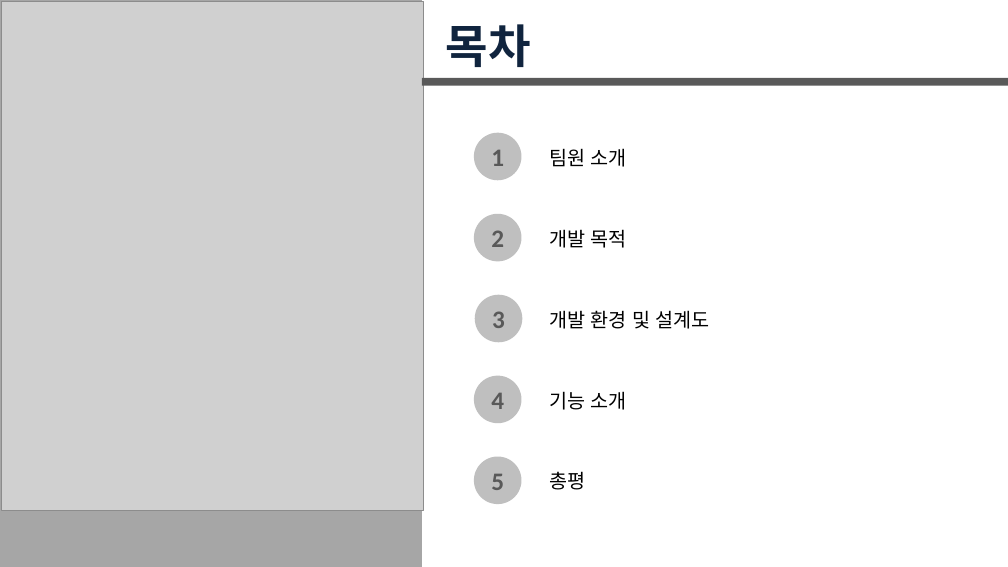
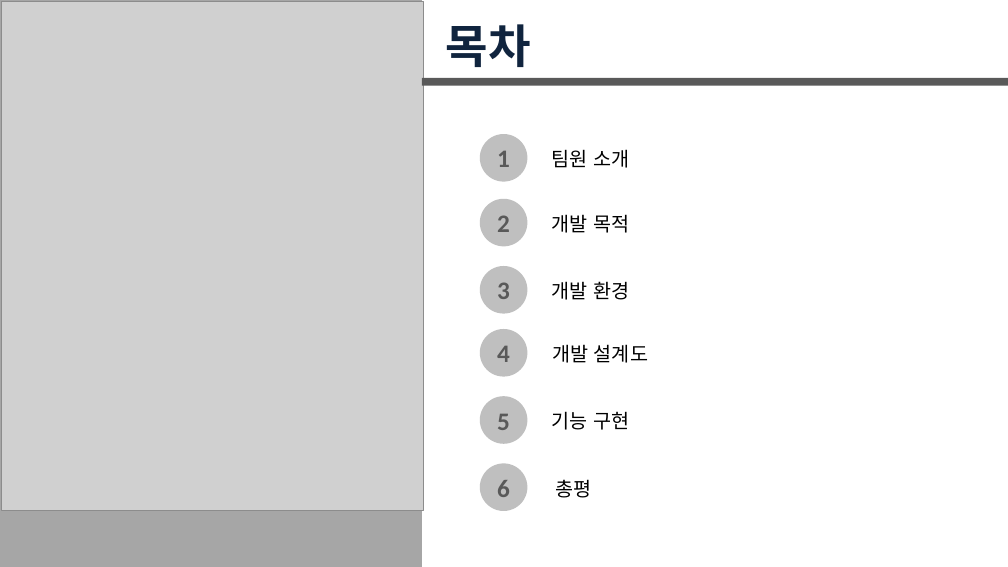
Before and after one commit to jieun000/FIDING-SeoulTourismAPIWeb, a slide deck: slide 2 of jieun/project3/PPT/3번째 프로젝트.pptx. Drawn at 1008x567 pixels with LibreOffice and Linux fonts; fonts in the diff are those of the drawing; grey boxes stand for pictures. Boxes give left, top, right and bottom in pixels: in the first picture for what was removed or moved away, otherwise in the second. Text is boxed around its words. In the diff, an @@ line names an element or a change of style, - is before the commit and + after.

```diff
--- a/jieun/project3/PPT/3번째 프로젝트.pptx
+++ b/jieun/project3/PPT/3번째 프로젝트.pptx
@@ ellipse "1": place and size @@
-ellipse "1" at (475,134,521,180)
+ellipse "1" at (480,135,527,181)
@@ ellipse "2": place and size @@
-ellipse "2" at (475,215,521,261)
+ellipse "2" at (480,200,527,246)
@@ text "개발 목적": place and size @@
-text "개발 목적" at (549,229,627,248)
+text "개발 목적" at (552,214,629,233)
@@ ellipse "3": place and size @@
-ellipse "3" at (475,295,522,342)
+ellipse "3" at (480,267,527,313)
@@ text added at (552,281,629,300), 28 pt, text #000000 @@
+개발 환경
@@ ellipse "4": place and size @@
-ellipse "4" at (475,376,521,423)
+ellipse "4" at (480,330,527,376)
@@ text at (553,344,648,363): text changed @@
-개발 환경 및 설계도
+개발 설계도
@@ ellipse "5": place and size @@
-ellipse "5" at (475,457,521,503)
+ellipse "5" at (480,397,527,444)
@@ text at (552,411,629,430): text changed @@
-기능 소개
+기능 구현
@@ ellipse added at (480,464,527,511), fill #BFBFBF, outline #BFBFBF 2 pt, 36 pt, text #595959, bold @@
+6
@@ text "총평": place and size @@
-text "총평" at (550,471,586,490)
+text "총평" at (555,479,591,498)
```
Also in this commit, not shown: 6 other slides changed, 9 slides added, 15 other files.
